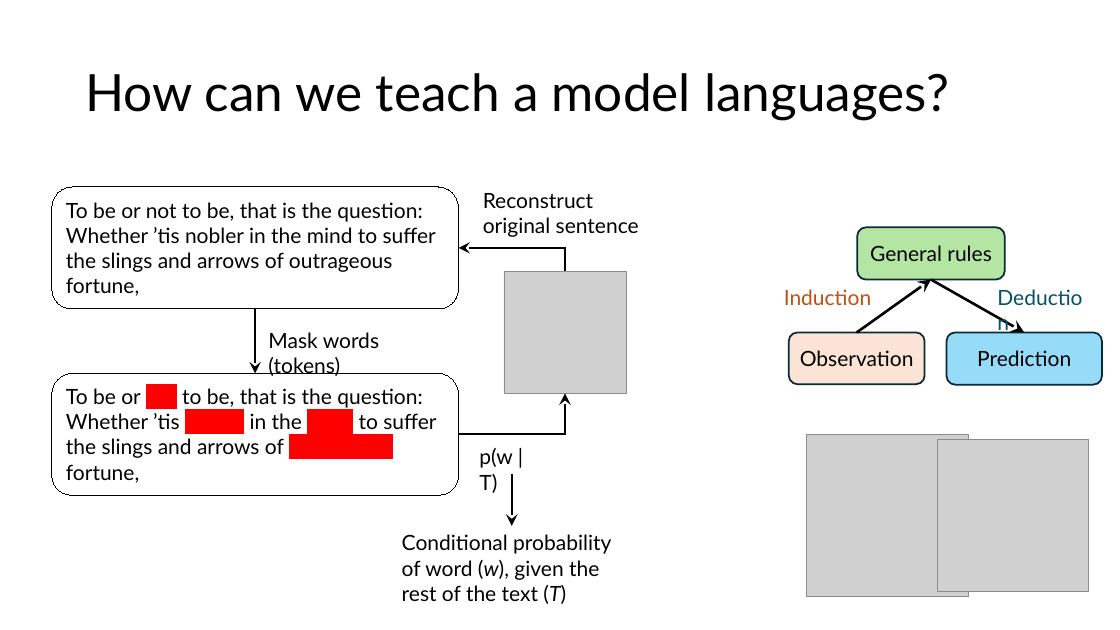
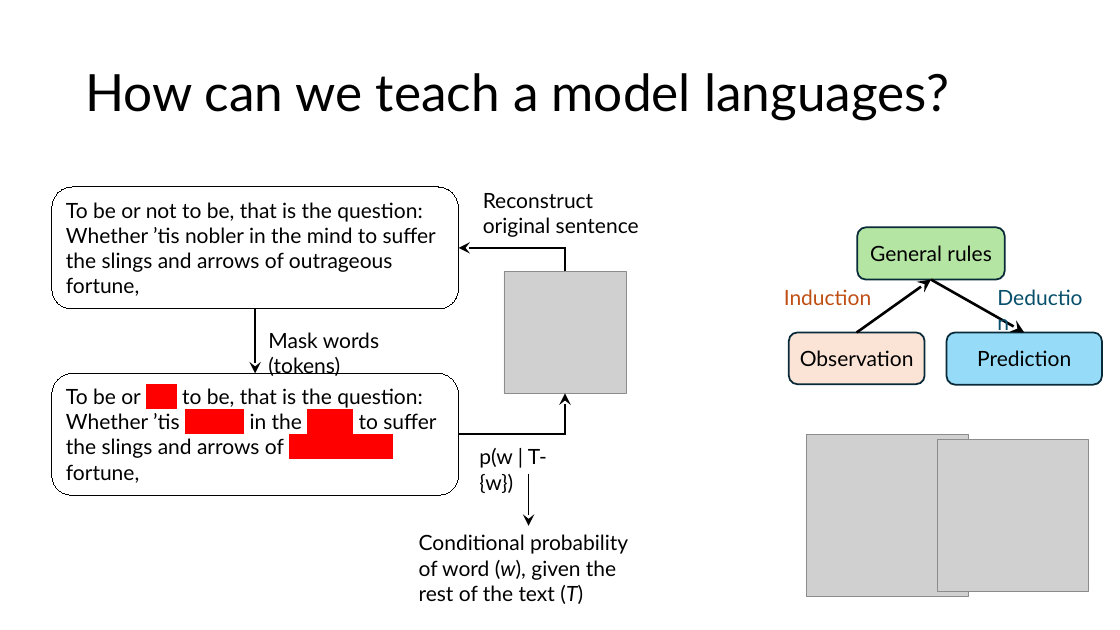
Before and after one commit to RaulFD-creator/ucd-teaching, a slide deck: slide 10 of Lectures/UCD-MScAI-Lecture-1.pptx (slide 9 before the commit). Drawn at 1120x630 pixels with LibreOffice and Linux fonts; fonts in the diff are those of the drawing; grey boxes stand for pictures. Boxes give left, top, right and bottom in pixels: in the first picture for what was removed or moved away, otherwise in the second. Text is boxed around its words. In the diff, an @@ line names an element or a change of style, - is before the commit and + after.

```diff
--- a/Lectures/UCD-MScAI-Lecture-1.pptx
+++ b/Lectures/UCD-MScAI-Lecture-1.pptx
@@ text at [479,448,547,493]: text changed @@
-p(w | T)
+p(w | T-{w})
@@ arrow moved from (512, 474) - (512, 526) to (528, 474) - (528, 526) @@
@@ text "Conditional probability of word (w), ...": place and size @@
-text "Conditional probability of word (w), ..." at [402,534,611,604]
+text "Conditional probability of word (w), ..." at [419,534,628,604]
```
Also in this commit, not shown: 4 slides added, 3 other files.
